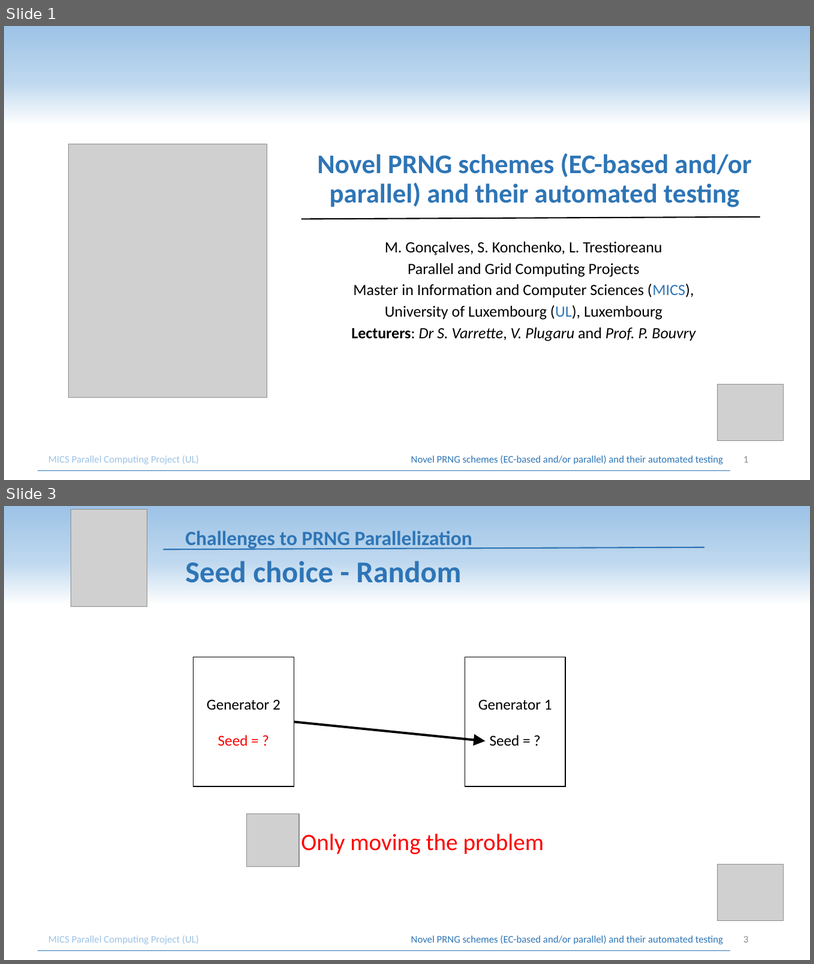
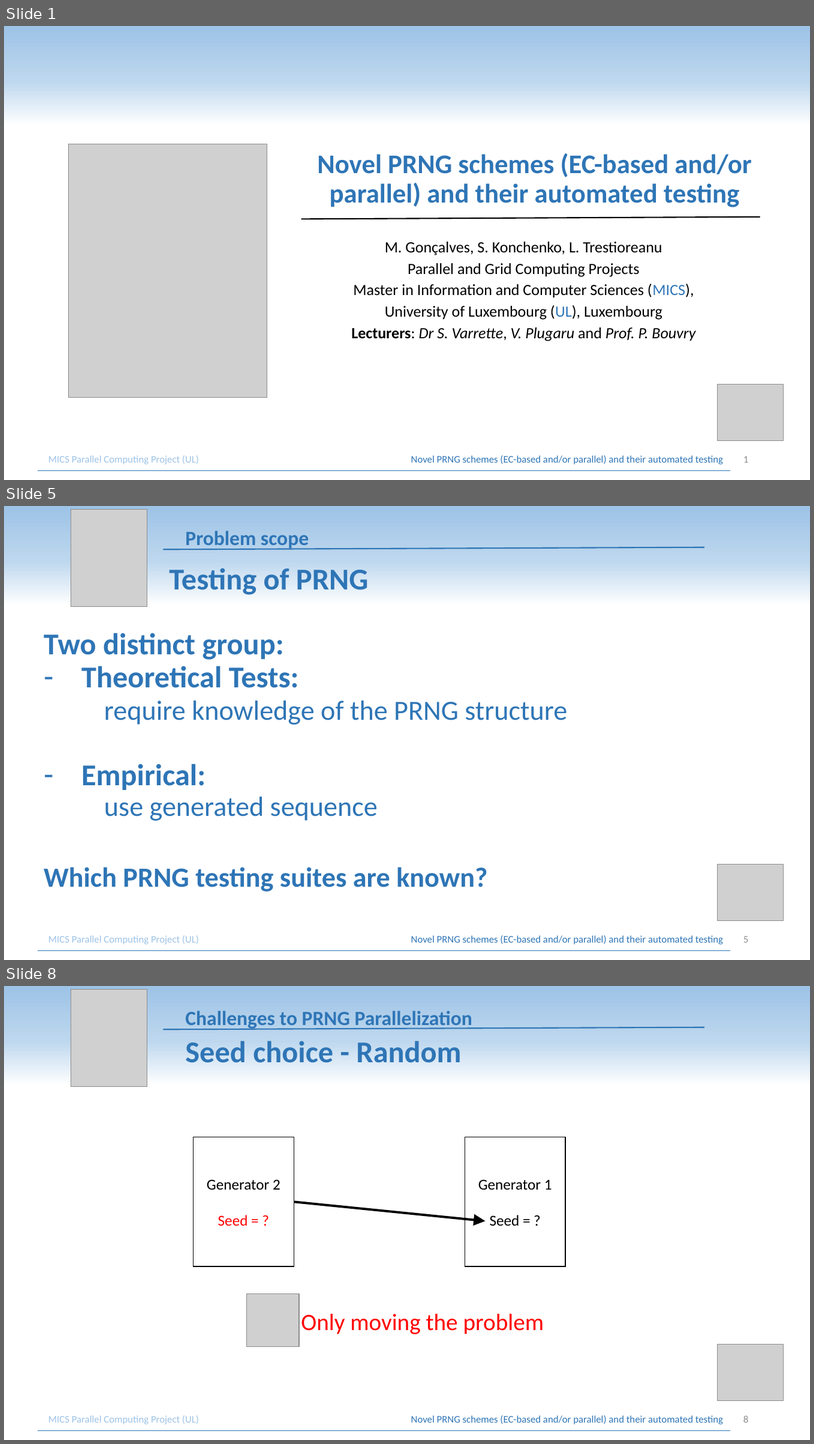
Before and after one commit to IceYoshi/PRNG, a slide deck: prng-pres.pptx. Shown one above the other, each under a label of ours: slides 1 and 3 before the commit, slides 1, 5 and 8 after it; the slides between them are not shown. The pictures are 814x964 and 814x1444 pixels, drawn with LibreOffice and Linux fonts; fonts in the diff are those of the drawing; grey boxes stand for pictures. Boxes give left, top, right and bottom in pixels: in the first picture for what was removed or moved away, otherwise in the second. Text is boxed around its words. In the diff, an @@ line names an element or a change of style, - is before the commit and + after.

```diff
--- a/prng-pres.pptx
+++ b/prng-pres.pptx
@@ slide 5 added at bbox=[4, 506, 810, 960], background gradient #9DC3E6 to #BDD7EE to #FFFFFF @@
@@ picture added at bbox=[71, 509, 147, 606] @@
@@ text added at bbox=[185, 531, 309, 550], 24 pt, text #2E75B6, bold @@
+Problem scope
@@ line added from (163, 550) to (705, 547), #2E75B6 1.5 pt @@
@@ title added at bbox=[169, 568, 368, 597], 36 pt, text #2E75B6, bold @@
+Testing of PRNG
@@ text added at bbox=[44, 633, 567, 820], 33 pt, text #2E75B6 @@
+Two distinct group:
+– Theoretical Tests:
+require knowledge of the PRNG structure
+– Empirical:
+use generated sequence
@@ picture added at bbox=[718, 864, 784, 921] @@
@@ text added at bbox=[44, 867, 488, 891], 33 pt, text #2E75B6, bold @@
+Which PRNG testing suites are known?
@@ text added at bbox=[48, 935, 723, 944], 12 pt, text #2E75B6 @@
+MICS Parallel Computing Project (UL) Novel PRNG schemes (EC-based and/or parallel) and their automated testing
@@ page number added at bbox=[744, 936, 749, 942], 12 pt, text #8C8C8C @@
+5
@@ line added from (38, 950) to (731, 950), #2E75B6 0.5 pt @@
@@ what was slide 3 is now slide 8 @@
@@ page number at bbox=[744, 1415, 749, 1422]: text changed @@
-3
+8
```
Also in this commit, not shown: 2 slides changed, 4 other slides added, 2 other files.
